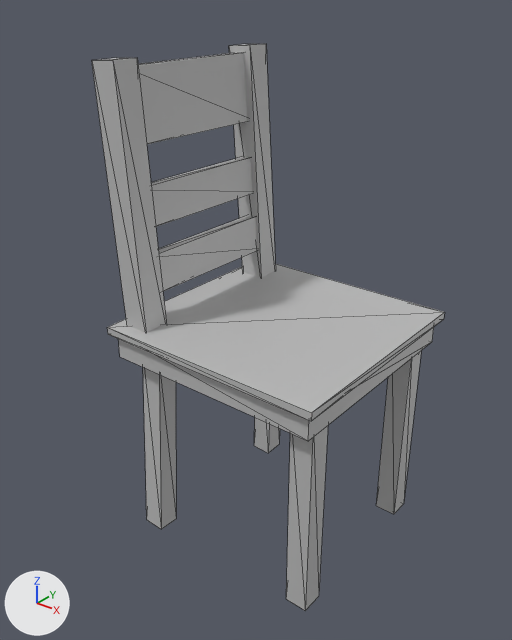
A saved change to the FBX model ProjectAVR/Assets/Model/Prologue_Assets/Chair.fbx.
One viewpoint serves both versions: a 50 mm camera at (0.767, -1.035, 1.109) aimed at (-0.04, -0.027, 0.484). The axes (+X, +Y, +Z) are drawn at lower left. The lights are the same throughout. Mesh edges are drawn as thin lines. Where no turn or scale is listed for an object, it has been applied to the vertices. Vertices at the same position are counted once.

The older version as bpy lines, for what is in view:
```python
me_mesh = bpy.data.meshes.new('Mesh')
me_mesh.from_pydata(...)  # 88 vertices, 136 faces; spans x -0.248..0.248, y -0.24..0.24, z -0.005..0.983
me_mesh.materials.append(mat_wood)  # grey #bcbcbc
ob_chair = bpy.data.objects.new('Chair', me_mesh)
ob_chair.location = (-0.004, 0.0, 0.0)
```
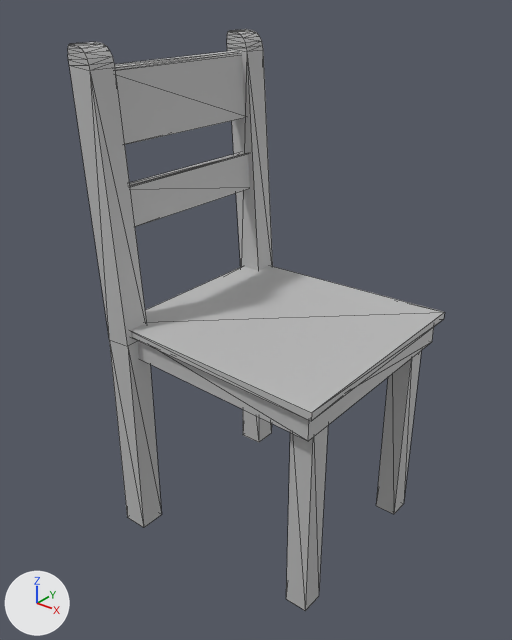
The change, as JSON lines over the scene's bpy script:
```json
{"block": "me_mesh", "where": "# used by ob_chair; location = (-0.004, 0.0, 0.0)"}
{"op": "remove", "block": "me_mesh", "code": "me_mesh.from_pydata(...)  # 88 vertices, 136 faces; spans x -0.248..0.248, y -0.24..0.24, z -0.005..0.983"}
{"op": "add", "block": "me_mesh", "code": "me_mesh.from_pydata(...)  # 120 vertices, 196 faces; spans x -0.29..0.236, y -0.253..0.226, z -0.003..1.003"}
{"block": "me_mesh", "change": "me_mesh part 1: the loose piece of 8 vertices spanning x 0.178..0.224, y -0.198..-0.151, z 0.0..0.435 is moved by (-0.012, -0.014, -0.003)"}
{"block": "me_mesh", "change": "me_mesh part 2: the loose piece of 16 vertices spanning x -0.24..0.248, y -0.24..0.24, z 0.419..0.487 is rebuilt with 16 vertices and now spans x -0.251..0.236, y -0.253..0.226, z 0.416..0.484"}
{"block": "me_mesh", "change": "me_mesh part 3: a new loose piece of 32 vertices spanning x -0.29..-0.202, y 0.165..0.22, z -0.003..1.003, in mat_wood (grey #bcbcbc)"}
{"block": "me_mesh", "change": "me_mesh part 4: a new loose piece of 32 vertices spanning x -0.29..-0.202, y -0.247..-0.193, z -0.003..1.003, in mat_wood (grey #bcbcbc)"}
{"block": "me_mesh", "change": "me_mesh part 5: the loose piece of 8 vertices spanning x -0.204..-0.142, y -0.212..-0.152, z -0.003..0.435 is deleted"}
{"block": "me_mesh", "change": "me_mesh part 6: the loose piece of 8 vertices spanning x -0.193..-0.132, y 0.153..0.21, z -0.005..0.432 is deleted"}
{"block": "me_mesh", "change": "me_mesh part 7: the loose piece of 8 vertices spanning x -0.216..-0.187, y -0.172..0.172, z 0.677..0.757 is deleted"}
{"block": "me_mesh", "change": "me_mesh part 8: the loose piece of 8 vertices spanning x -0.202..-0.173, y -0.172..0.172, z 0.548..0.628 is deleted"}
{"block": "me_mesh", "change": "me_mesh part 9"}
{"block": "me_mesh", "change": "24 vertices are removed from x -0.248..-0.16, y -0.209..0.205, z 0.455..0.983"}
{"block": "me_mesh", "change": "36 faces are deleted"}
{"block": "me_mesh", "change": "12 vertices are added at x -0.281..-0.229, y -0.201, z 0.674..0.963"}
{"block": "me_mesh", "change": "12 new vertices lie (0.0, 0.375, 0.0) away from vertices in x -0.281..-0.229, y -0.201, z 0.674..0.963"}
{"block": "me_mesh", "change": "24 new faces join them"}
{"op": "set", "path": "ob_chair.location", "old": "(-0.004, 0.0, 0.0)", "new": "(0.008, 0.014, 0.003)"}
```

Boxes [x1, y1, x2, y2] around the edits, measured in the pictures (512 x 640 px; the box of a moved part takes in the faces that stretch with it):
```json
{"object": "Chair", "change": "reshaped, moved", "before": [92, 44, 445, 611], "after": [68, 29, 445, 611], "on screen": "7% wider"}
{"part": 1, "of": "me_mesh", "change": "moved or reshaped", "before": [286, 426, 328, 611], "after": [286, 426, 328, 611]}
{"part": 2, "of": "me_mesh", "change": "rebuilt", "before": [107, 264, 445, 441], "after": [131, 266, 445, 441], "on screen": "7% narrower"}
{"part": 3, "of": "me_mesh", "change": "added", "after": [227, 29, 273, 442]}
{"part": 4, "of": "me_mesh", "change": "added", "after": [68, 42, 161, 527]}
{"part": 5, "of": "me_mesh", "change": "deleted", "before": [143, 367, 176, 529]}
{"part": 6, "of": "me_mesh", "change": "deleted", "before": [254, 417, 280, 453]}
{"part": 7, "of": "me_mesh", "change": "deleted", "before": [151, 157, 252, 227]}
{"part": 8, "of": "me_mesh", "change": "deleted", "before": [158, 216, 257, 292]}
{"part": 9, "of": "me_mesh", "change": "moved or reshaped", "before": [92, 44, 276, 333], "after": [115, 51, 250, 227]}
```
